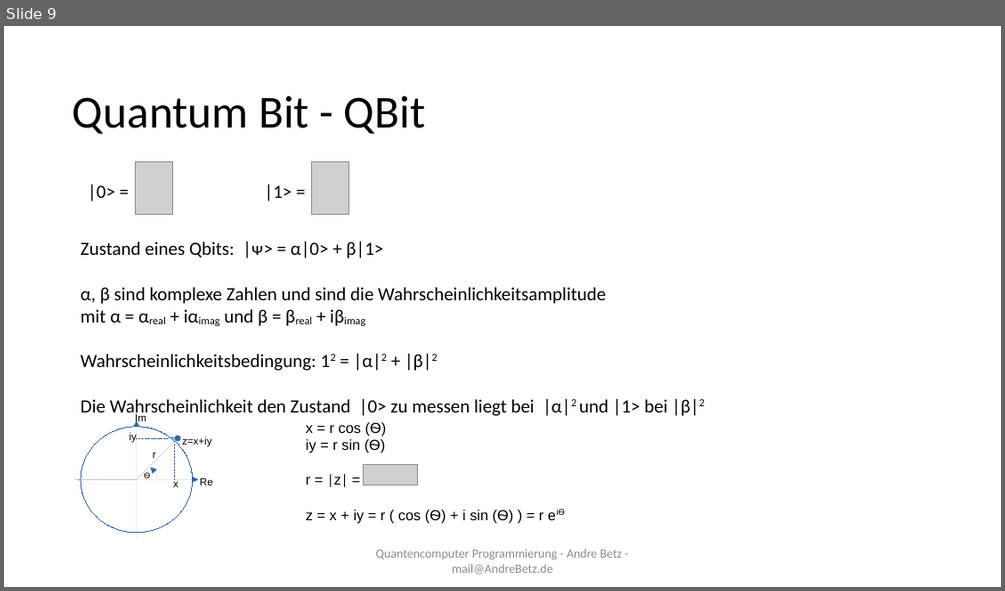
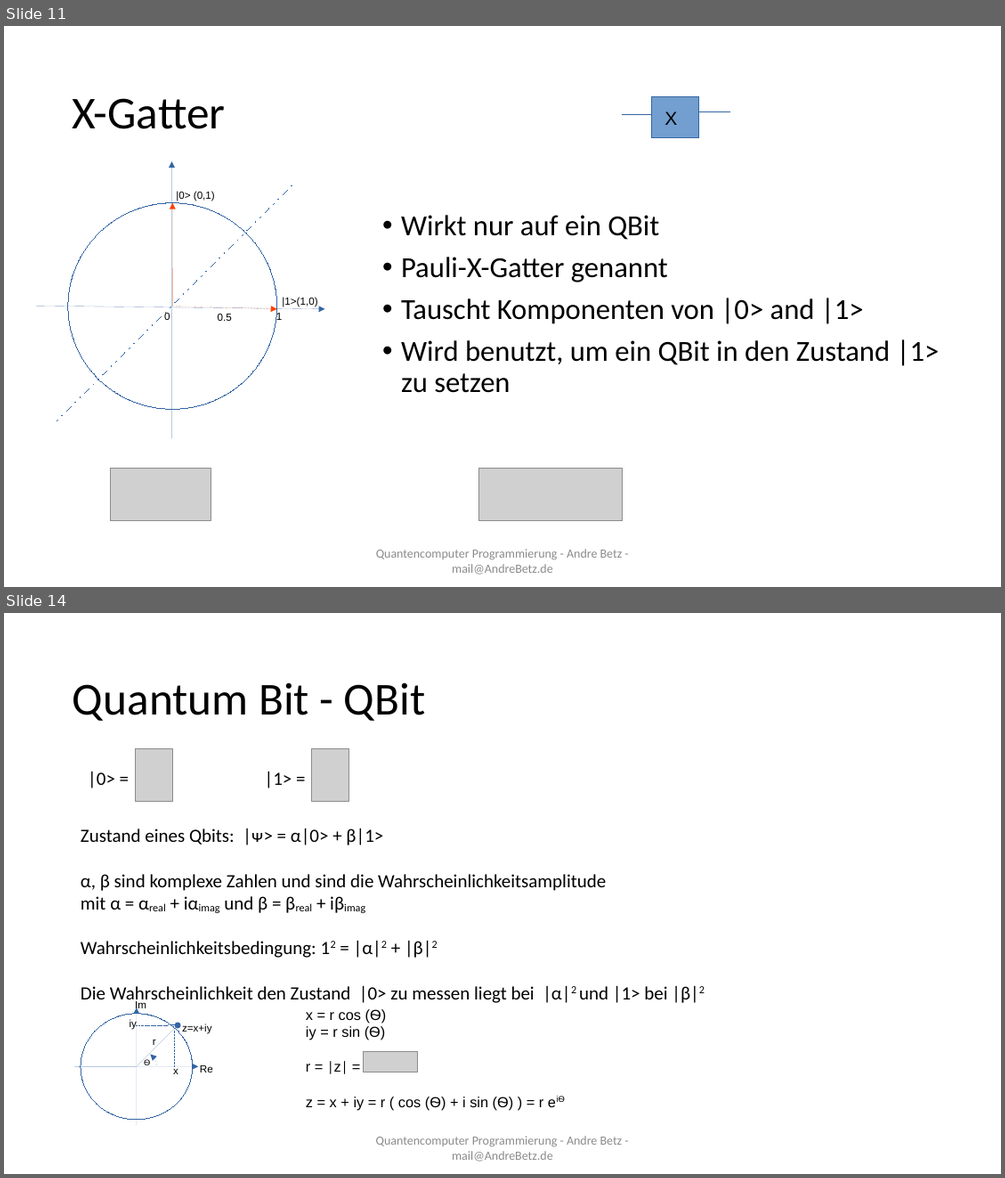
Before and after one commit to sky4walk/documents, a slide deck: QuantencomputerProgramming.odp. Shown one above the other, each under a label of ours: slide 9 before the commit, slides 11 and 14 after it; the slides between them are not shown. The pictures are 1005x591 and 1005x1178 pixels, drawn with LibreOffice and Linux fonts; fonts in the diff are those of the drawing; grey boxes stand for pictures. Boxes give left, top, right and bottom in pixels: in the first picture for what was removed or moved away, otherwise in the second. Text is boxed around its words. In the diff, an @@ line names an element or a change of style, - is before the commit and + after.

Commit message:
some quanten gates

```diff
--- a/QuantencomputerProgramming.odp
+++ b/QuantencomputerProgramming.odp
@@ slide 11 added at (4,26,1001,587), background #FFFFFF @@
@@ title added at (72,98,225,129), 44 pt, text #000000 @@
+X-Gatter
@@ group added at (623,96,729,137): 2 lines, 1 rectangle, 1 text @@
+X
@@ line added from (57, 421) to (292, 185), #3465A4 0 pt @@
@@ arrow added from (171, 438) to (171, 161), #3465A4 0 pt @@
@@ ellipse added at (68,203,278,410), outline #3465A4 0 pt @@
@@ arrow added from (172, 305) to (172, 203), #FF4000 0 pt @@
@@ text added at (176,191,215,201), 10 pt, text #000000 @@
+|0> (0,1)
@@ text added at (401,215,939,393), 28 pt, text #000000 @@
+• Wirkt nur auf ein QBit
+• Pauli-X-Gatter genannt
+• Tauscht Komponenten von |0> and |1>
+• Wird benutzt, um ein QBit in den Zustand |1> zu setzen
@@ arrow added from (36, 305) to (324, 309), #3465A4 0 pt @@
@@ text added at (164,312,170,320), 10 pt, text #000000 @@
+0
@@ arrow added from (172, 305) to (277, 309), #FF4000 0 pt @@
@@ text added at (218,313,232,321), 10 pt, text #000000 @@
+0.5
@@ text added at (276,312,282,320), 10 pt, text #000000 @@
+1
@@ text added at (282,297,317,307), 10 pt, text #000000 @@
+|1>(1,0)
@@ picture added at (110,468,211,520) @@
@@ picture added at (479,468,623,520) @@
@@ text added at (376,548,623,574), 12 pt, text #8B8B8B @@
+Quantencomputer Programmierung - Andre Betz - mail@AndreBetz.de
@@ what was slide 9 is now slide 14 @@
```
Also in this commit, not shown: 2 slides changed, 4 other slides added, 1 slide removed, 1 other file.
